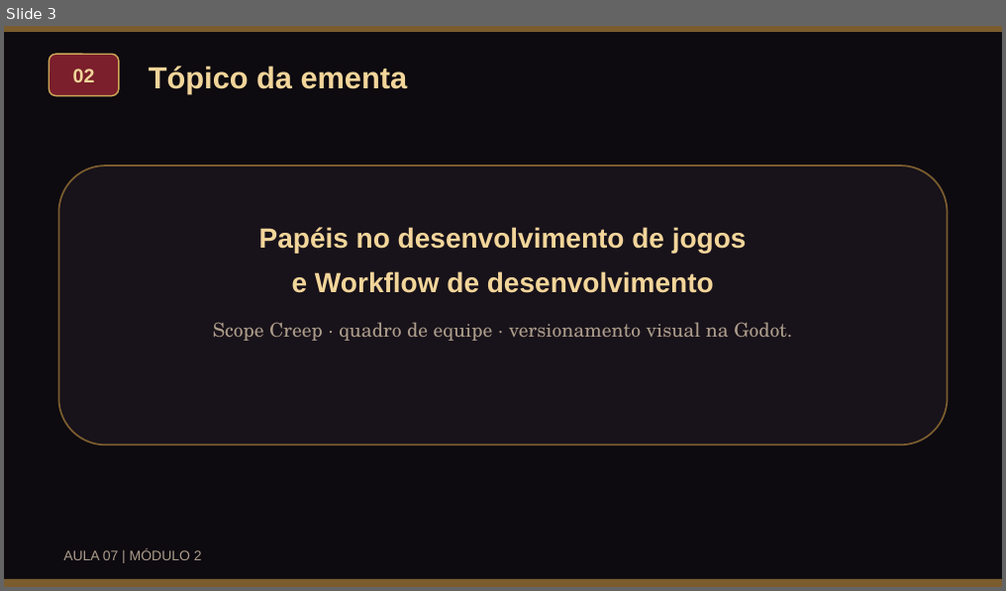
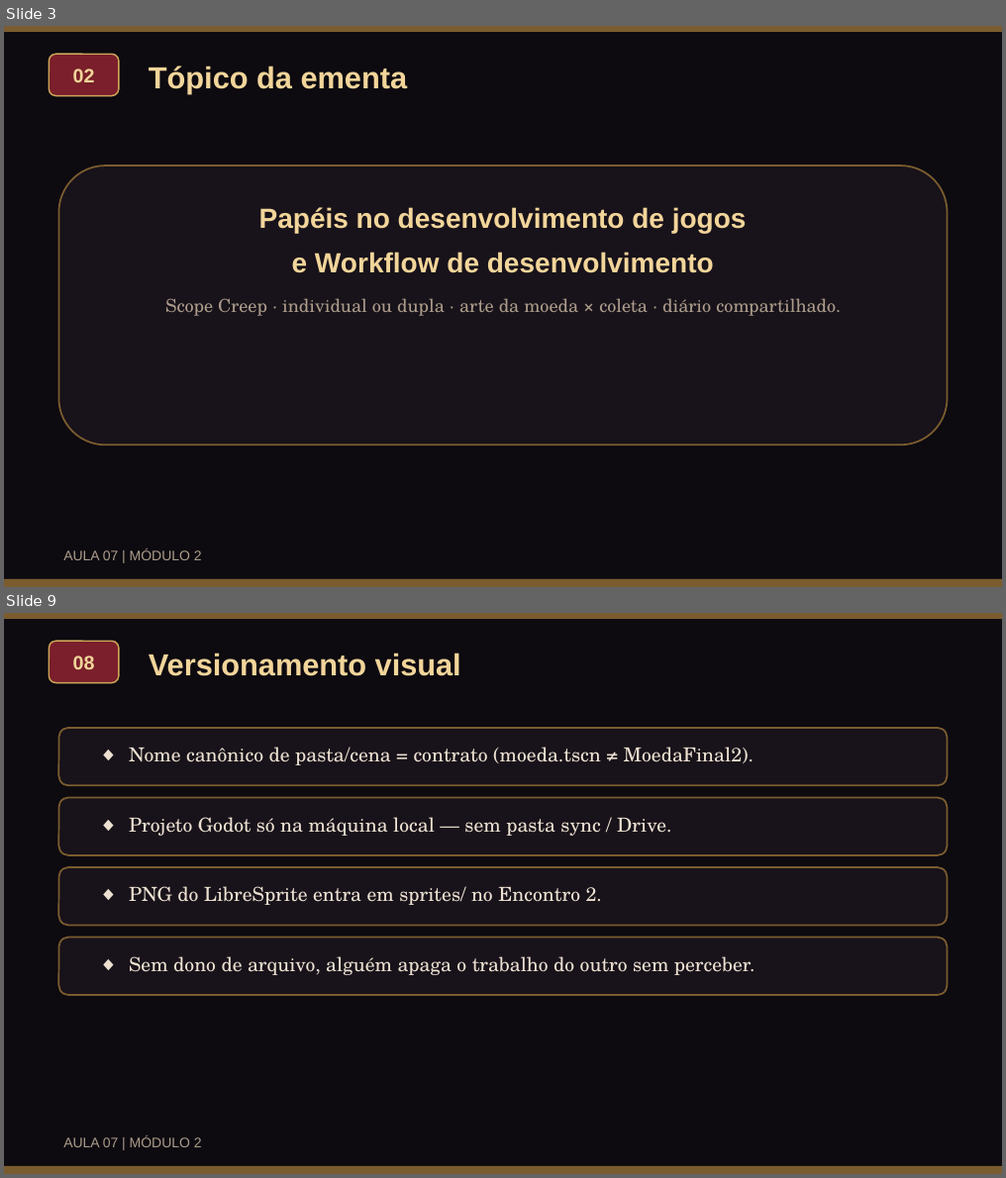
Before and after one commit to VonLuqi/fundamentos-de-jogos-digitais, a slide deck: assets/docs/aulas/aula07_papeis_workflow_slides.pptx. Shown one above the other, each under a label of ours: slide 3 before the commit, slides 3 and 9 after it; the slides between them are not shown. The pictures are 1006x591 and 1006x1178 pixels, drawn with LibreOffice and Linux fonts; fonts in the diff are those of the drawing. Boxes give left, top, right and bottom in pixels: in the first picture for what was removed or moved away, otherwise in the second. Text is boxed around its words. In the diff, an @@ line names an element or a change of style, - is before the commit and + after.

```diff
--- a/assets/docs/aulas/aula07_papeis_workflow_slides.pptx
+++ b/assets/docs/aulas/aula07_papeis_workflow_slides.pptx
@@ slide 9 added at (4, 613, 1002, 1174), background #FFFFFF @@
@@ rectangle added at (4, 613, 1002, 1173), fill #0D0A10 @@
@@ rectangle added at (4, 613, 1002, 619), fill #7A5C2E @@
@@ rounded rectangle added at (49, 641, 119, 683), fill #7A1F2B, outline #CFA759 1 pt, 14 pt, text #F2D59A, bold @@
+08
@@ text added at (149, 653, 461, 676), 22 pt, text #F2D59A, bold @@
+Versionamento visual
@@ rounded rectangle added at (58, 728, 947, 785), fill #18121A, outline #7A5C2E 1.25 pt @@
@@ text added at (129, 747, 754, 765), 14 pt, text #ECE1D1 @@
+◆ Nome canônico de pasta/cena = contrato (moeda.tscn ≠ MoedaFinal2).
@@ rounded rectangle added at (58, 797, 947, 856), fill #18121A, outline #7A5C2E 1.25 pt @@
@@ text added at (129, 817, 671, 836), 14 pt, text #ECE1D1 @@
+◆ Projeto Godot só na máquina local — sem pasta sync / Drive.
@@ rounded rectangle added at (58, 867, 947, 926), fill #18121A, outline #7A5C2E 1.25 pt @@
@@ text added at (129, 886, 602, 905), 14 pt, text #ECE1D1 @@
+◆ PNG do LibreSprite entra em sprites/ no Encontro 2.
@@ rounded rectangle added at (58, 938, 947, 995), fill #18121A, outline #7A5C2E 1.25 pt @@
@@ text added at (129, 957, 755, 975), 14 pt, text #ECE1D1 @@
+◆ Sem dono de arquivo, alguém apaga o trabalho do outro sem perceber.
@@ text added at (63, 1137, 202, 1148), 10 pt, text #AB9C8A @@
+AULA 07 | MÓDULO 2
@@ rectangle added at (4, 1165, 1002, 1173), fill #7A5C2E @@
@@ slide 3 changed as well @@
@@ text "Papéis no desenvolvimento de jogos": place and size @@
-text "Papéis no desenvolvimento de jogos" at (213, 227, 792, 341)
+text "Papéis no desenvolvimento de jogos" at (165, 207, 841, 316)
@@ text at (292, 252, 714, 274): less space between paragraphs @@
@@ text at (165, 298, 841, 316): text changed; size 14 to 13 pt @@
-Scope Creep · quadro de equipe · versionamento visual na Godot.
+Scope Creep · individual ou dupla · arte da moeda × coleta · diário compartilhado.
```
Also in this commit, not shown: 6 other slides changed, 9 other slides added, 8 slides removed, 43 other files.
